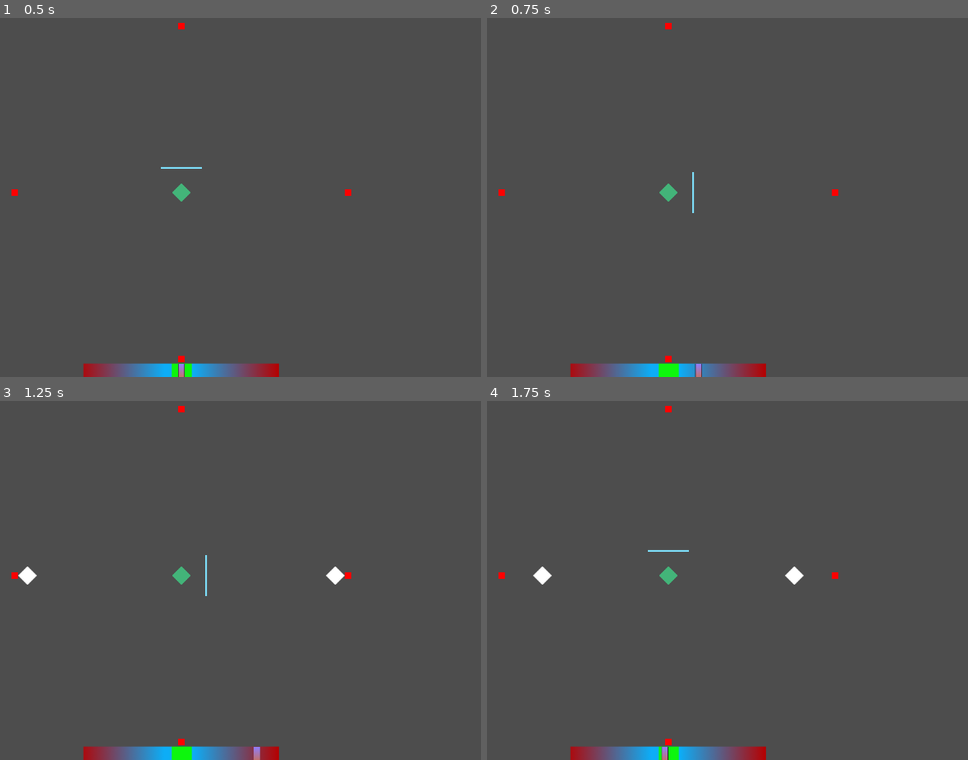
Above: before the commit, frames 1-4 (two rows, left to right).
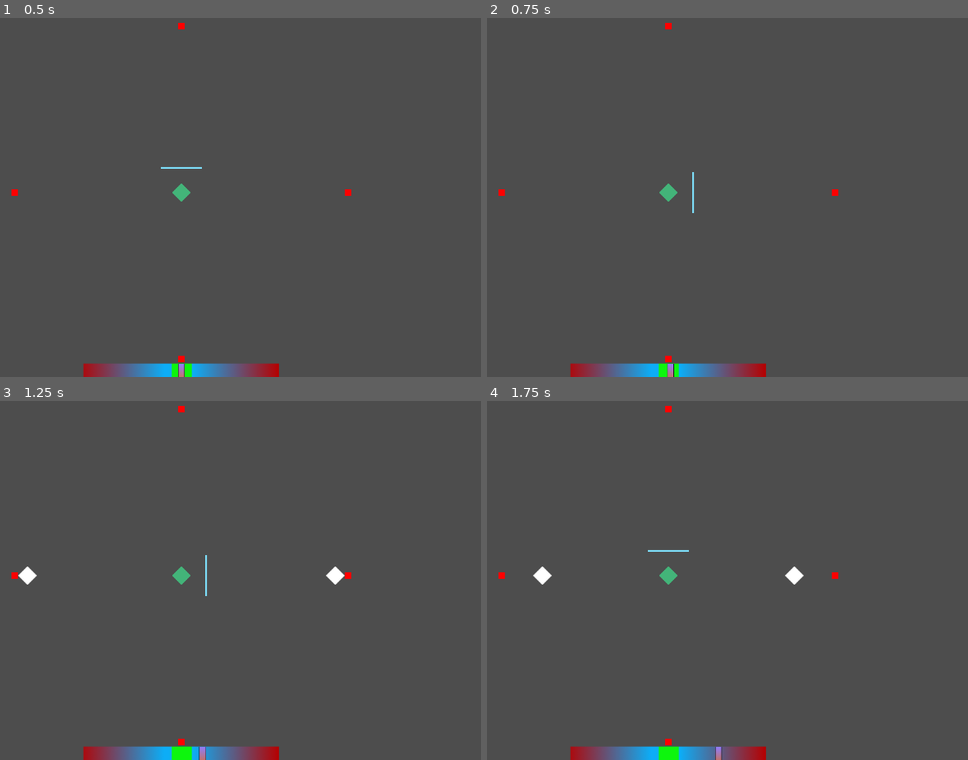
Above: after the commit, the same moments.

Repository: BluePolar282/Jame-Gam-58-2
Game: Godot game, scene res://Jame-Gam-58/Utilities/scenes/main_scene.tscn
Two runs of this game, one before a commit and one after it. Both use one fixed random seed, a clock stepped at 60 frames per second and the inputs below.
Inputs (mouse positions are in pixels of both pictures, inside the frame that each line leads up to):
- Up to frame 1 (0.5 s): no input
- Up to frame 2 (0.75 s): tap Enter at 0.5 s; move the mouse to (814, 172) at 0.52 s; hold D (right) from 0.53 s (still down)
- Up to frame 3 (1.25 s): keep holding D (right)
- Up to frame 4 (1.75 s): move the mouse to (535, 594) at 1.27 s; release D (right) at 1.28 s; hold W (down) from 1.28 s (still down)

Frame 1 is identical in both runs. In frame 2, 0.1% of the frame differs, in the area x 37-45%, y 96-100%; in frame 3, 0.1%; in frame 4, 0.1%.

Commit message:
mouse now has gravity

Diff:
--- a/Jame-Gam-58/Utilities/scripts/balanceBar.gd
+++ b/Jame-Gam-58/Utilities/scripts/balanceBar.gd
@@ -1,15 +1,16 @@
 extends Sprite2D
-
 @onready var early_head: Sprite2D = $earlyHead
 
-const MIN_X = -284
-const MAX_X = 282
-
+var velocity = 0.0
+const GRAVITY = 2.0
+const MOUSE_PULL = 0.5
 
 func _process(delta):
 	var mouse_pos = get_global_mouse_position()
 
-	var raw_dir = mouse_pos - early_head.global_position
-	early_head.global_position.x += raw_dir.x * delta
-	early_head.global_position.x = clamp(early_head.global_position.x, MIN_X, MAX_X)
-	print(early_head.global_position.x)
+	velocity += early_head.global_position.x * GRAVITY * delta
+
+	var pull = (mouse_pos.x - early_head.global_position.x) * MOUSE_PULL * delta
+	velocity += pull
+
+	early_head.global_position.x += velocity * delta
